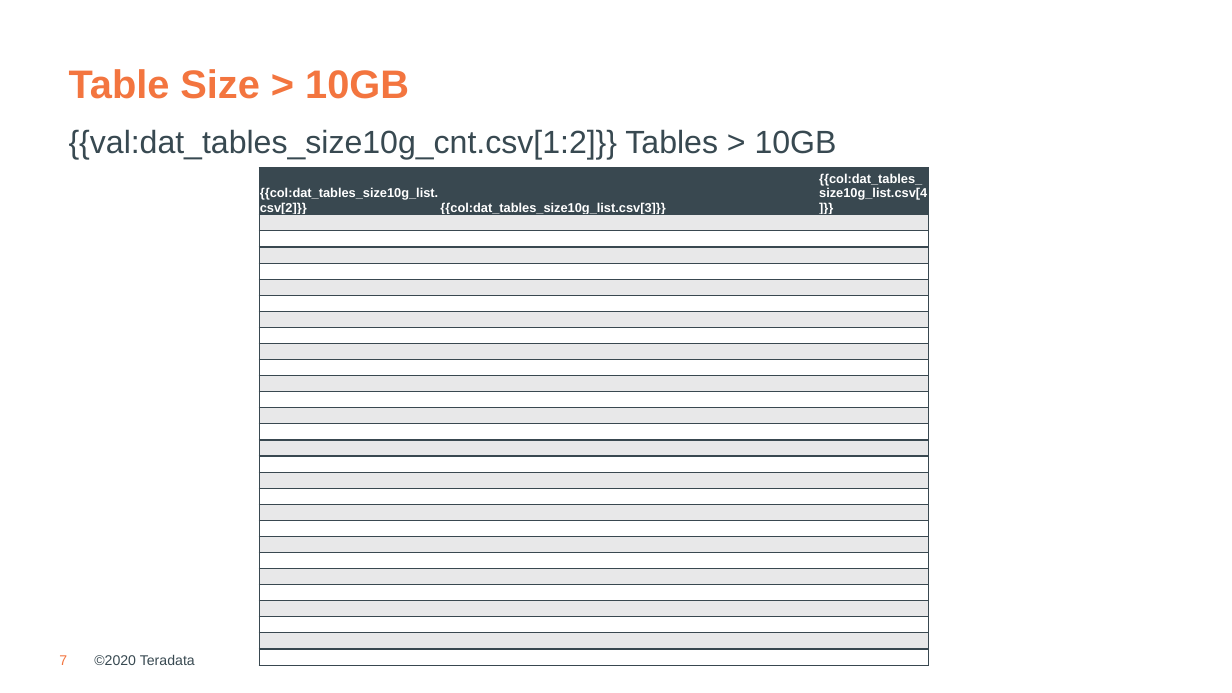
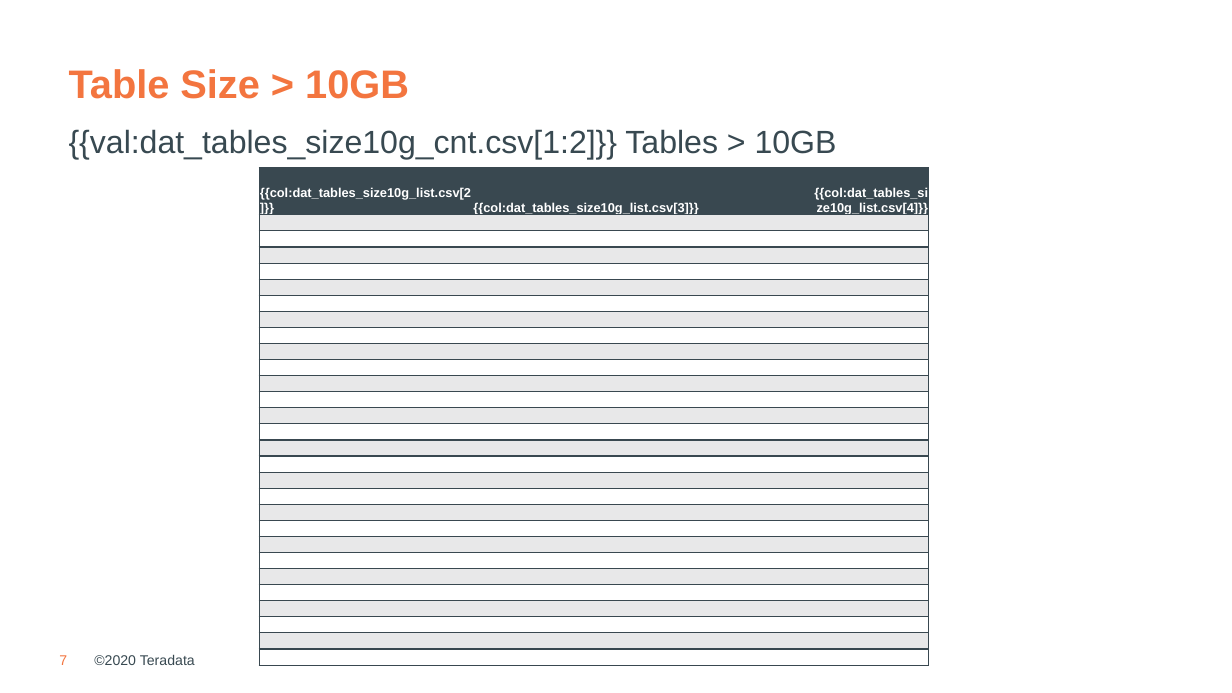
Before and after one commit to tdcoa/sql, a slide deck: slide 7 of filesets/compete_bigquery/big_query_migration_blockers.pptx. Drawn at 1232x693 pixels with LibreOffice and Linux fonts; fonts in the diff are those of the drawing; background and template pictures are left out. Boxes give left, top, right and bottom in pixels: in the first picture for what was removed or moved away, otherwise in the second. Text is boxed around its words. In the diff, an @@ line names an element or a change of style, - is before the commit and + after.

```diff
--- a/filesets/compete_bigquery/big_query_migration_blockers.pptx
+++ b/filesets/compete_bigquery/big_query_migration_blockers.pptx
@@ table at (x1=259, y1=168, x2=928, y2=666) @@
@@ alignment left to right @@
```
Also in this commit, not shown: 3 other slides changed.
